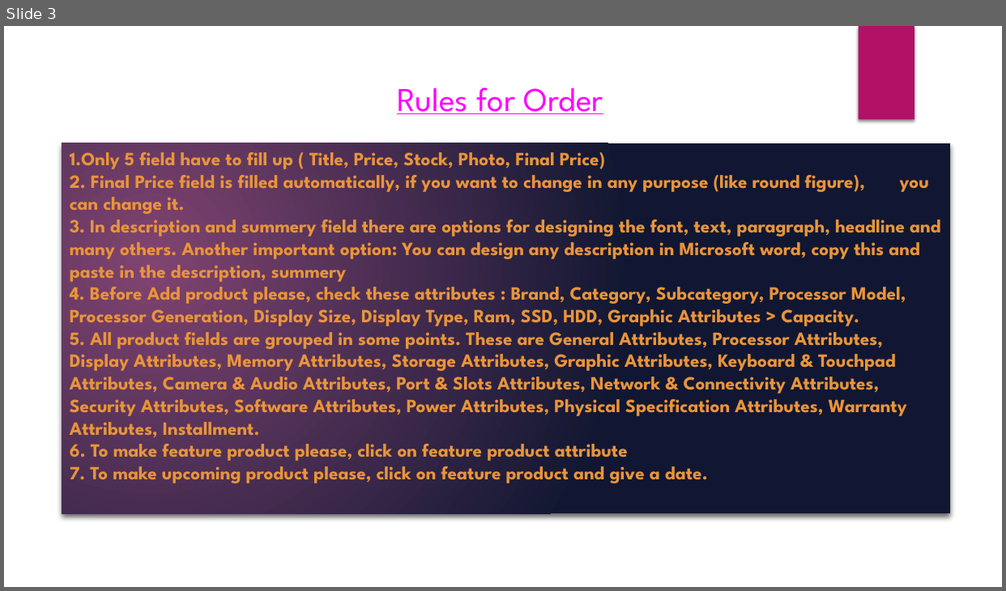
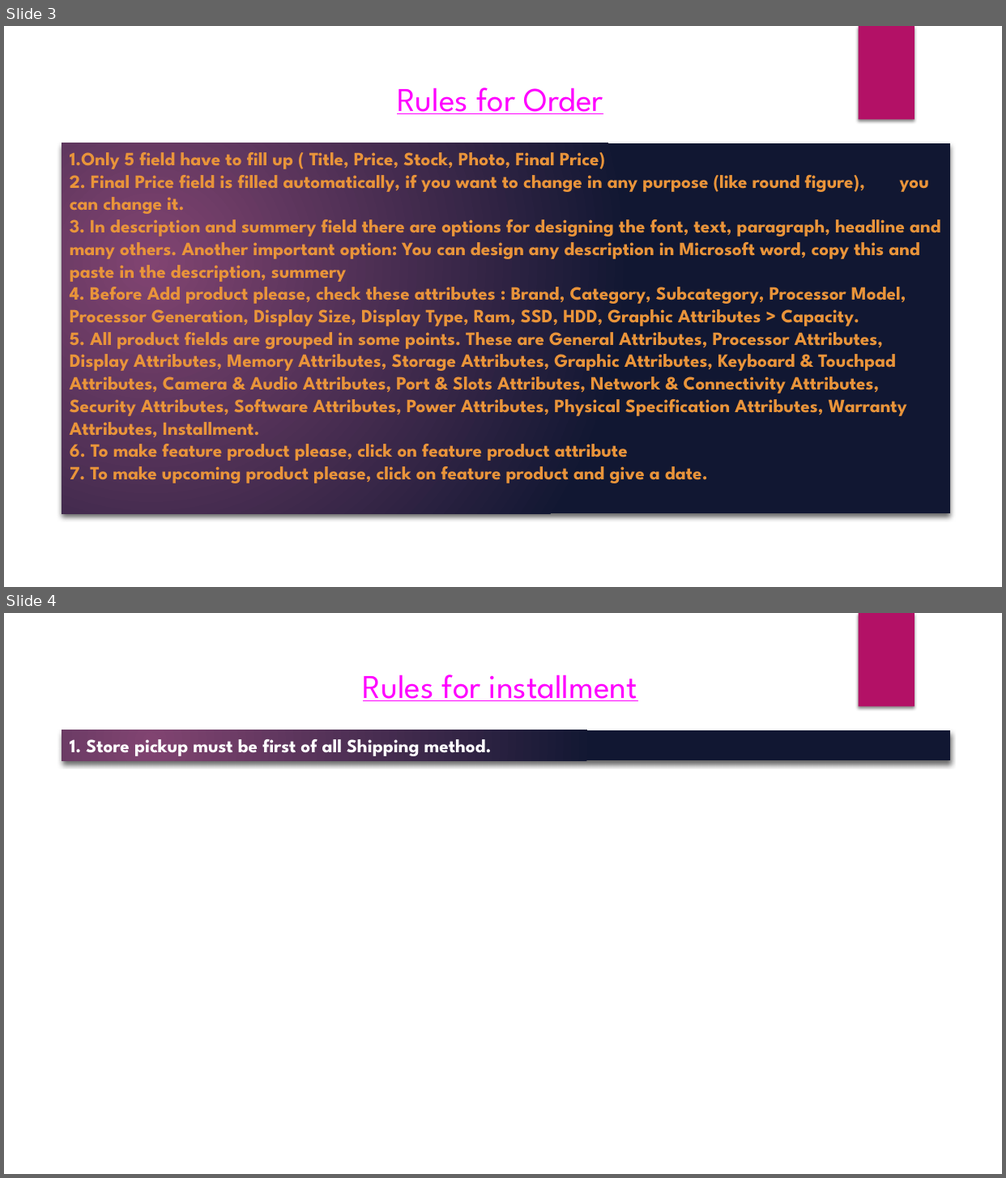
Before and after one commit to md-nobir-hasan/Lappy-Valley, a slide deck: needs/user-manual.pptx. Shown one above the other, each under a label of ours: slide 3 before the commit, slides 3 and 4 after it. The pictures are 1006x591 and 1006x1178 pixels, drawn with LibreOffice and Linux fonts; fonts in the diff are those of the drawing; background and template pictures are left out. Boxes give left, top, right and bottom in pixels: in the first picture for what was removed or moved away, otherwise in the second. Text is boxed around its words. In the diff, an @@ line names an element or a change of style, - is before the commit and + after.

Commit message:
installment half/done

```diff
--- a/needs/user-manual.pptx
+++ b/needs/user-manual.pptx
@@ slide 4 added at bbox=[4, 613, 1002, 1174], background picture (left out); not listed: 1 template element that a slide beside it also shows @@
@@ title added at bbox=[363, 675, 637, 701], 32 pt, text #FF00FF, underline @@
+Rules for installment
@@ rectangle added at bbox=[62, 730, 951, 760], fill gradient #814572 to #111833, 18 pt, text #FFFFFF, bold @@
+1. Store pickup must be first of all Shipping method.
```
Also in this commit, not shown: 10 other files.
